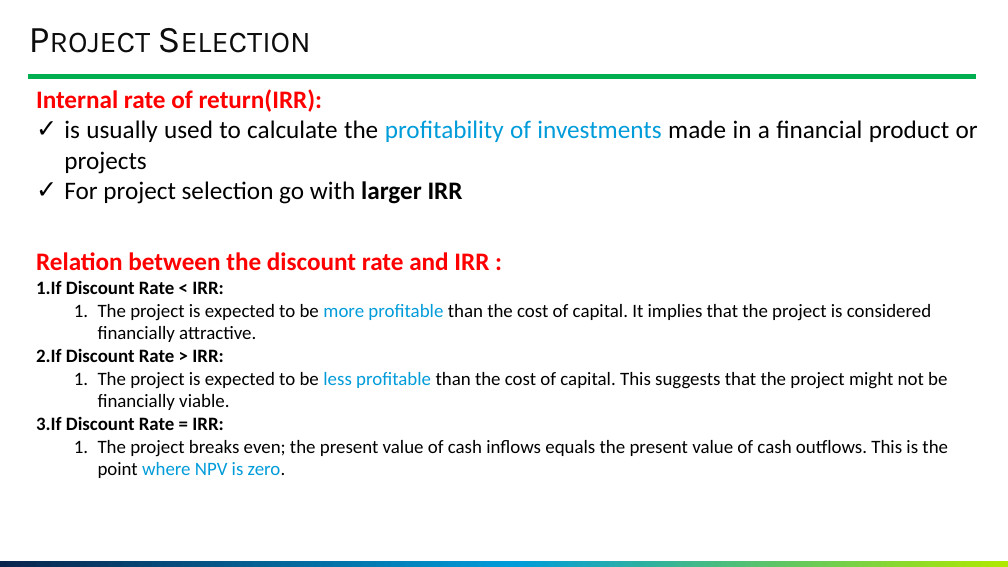
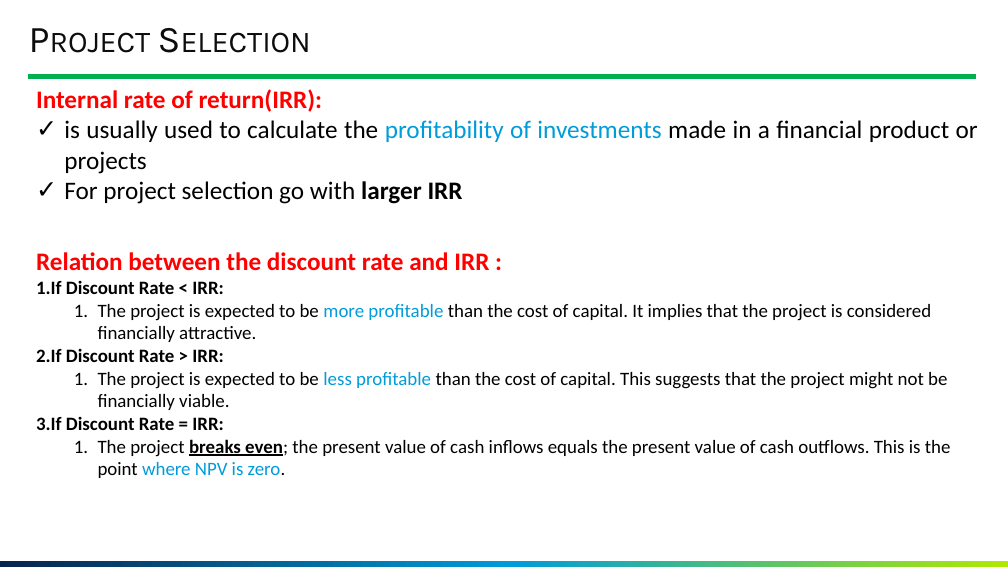
Before and after one commit to GoonerMAK/SWE_4803_Software_Project_Management, a slide deck: slide 28 of SWE 4803_Lec1.pptm. Drawn at 1008x567 pixels with LibreOffice and Linux fonts; fonts in the diff are those of the drawing; background and template pictures are left out. Boxes give left, top, right and bottom in pixels: in the first picture for what was removed or moved away, otherwise in the second. Text is boxed around its words. In the diff, an @@ line names an element or a change of style, - is before the commit and + after.

```diff
--- a/SWE 4803_Lec1.pptm
+++ b/SWE 4803_Lec1.pptm
@@ text at (98, 439, 951, 478): bold on, underline on in "breaks even;" @@
```
Also in this commit, not shown: 2 other slides changed, 13 other files.
